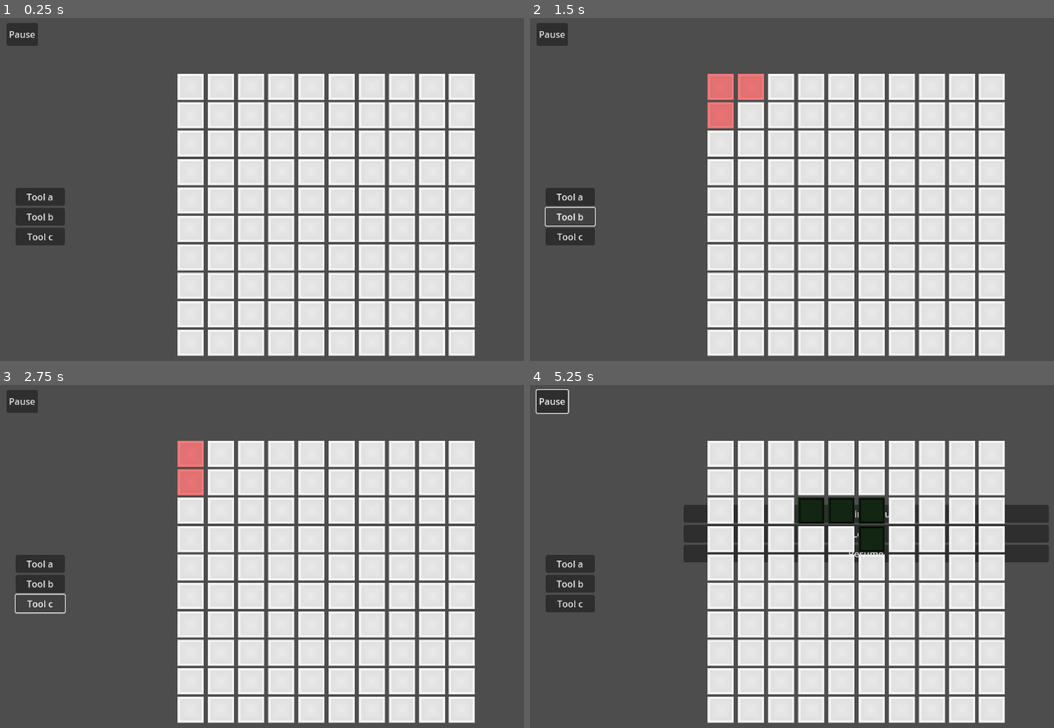
Above: before the commit, frames 1-4 (two rows, left to right).
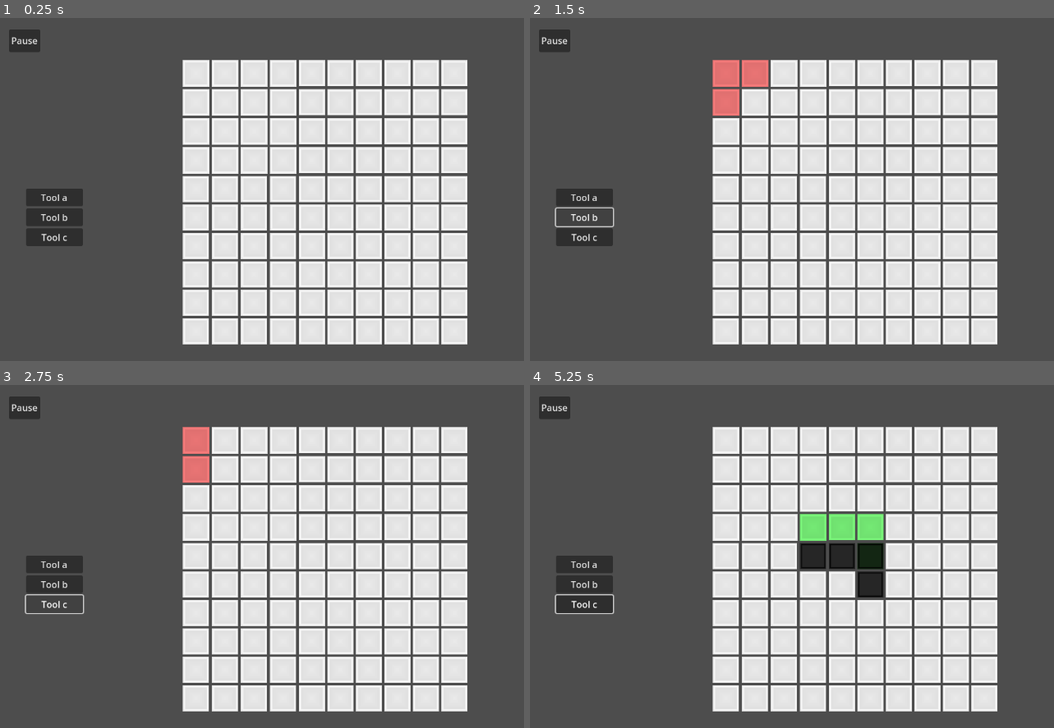
Above: after the commit, the same moments.

Repository: robotabc773/Brackeys2024.1
Game: Godot game, scene res://scenes/level_basic_UI_test.tscn
Same seed, same stepped clock (60 frames per second), same inputs: the game is played once before the commit and once after it. This scene is started directly instead of the project's main scene.
Inputs (mouse positions are in pixels of both pictures, inside the frame that each line leads up to):
- Up to frame 1 (0.25 s): no input
- Up to frame 2 (1.5 s): click "Tool a" at 0.5 s; click "Tool b" at 1.25 s
- Up to frame 3 (2.75 s): click "Tool c" at 2 s
- Up to frame 4 (5.25 s): click "Pause" at 2.75 s; click (865, 532) at 3.5 s, where only the run before the commit has a clickable "Levels"; click (865, 553) at 4.25 s, where only the run before the commit has a clickable "Resume"; click (865, 515) at 5 s, where only the run before the commit has a clickable "Main Menu"

The runs differ from the first frame. In frame 1, 21% of the frame differs, in the area x 1-91%, y 1-99%; in frame 2, 22%; in frame 3, 21%; in frame 4, 26%, in the area x 1-99%, y 1-99%.

Commit message:
Added pivot for UI

Diff:
--- a/scenes/level_basic_UI_test.tscn
+++ b/scenes/level_basic_UI_test.tscn
@@ -6,30 +6,32 @@
 
 [node name="Control" type="Control"]
 layout_mode = 3
-anchors_preset = 0
-offset_right = 40.0
-offset_bottom = 40.0
+anchors_preset = 15
+anchor_right = 1.0
+anchor_bottom = 1.0
+grow_horizontal = 2
+grow_vertical = 2
 
 [node name="PauseMenu" parent="." instance=ExtResource("1_n1okg")]
 layout_mode = 1
-offset_left = 16.0
-offset_top = 9.0
-offset_right = 16.0
-offset_bottom = 9.0
 
 [node name="ToolSelection" parent="." instance=ExtResource("2_hhko0")]
 layout_mode = 1
-offset_left = -16.0
-offset_top = 203.0
-offset_right = -16.0
-offset_bottom = 203.0
 
 [node name="LogicGrid" type="GridContainer" parent="."]
-layout_mode = 2
-offset_left = 315.0
-offset_top = 98.0
-offset_right = 839.0
-offset_bottom = 594.0
+layout_mode = 1
+anchors_preset = 8
+anchor_left = 0.5
+anchor_top = 0.5
+anchor_right = 0.5
+anchor_bottom = 0.5
+offset_left = -251.0
+offset_top = -250.0
+offset_right = 249.0
+offset_bottom = 250.0
+grow_horizontal = 2
+grow_vertical = 2
+pivot_offset = Vector2(250, 250)
 script = ExtResource("3_7lr6i")
 num_rows = 10
 num_cols = 10
--- a/scenes/pause_menu.tscn
+++ b/scenes/pause_menu.tscn
@@ -12,20 +12,28 @@
 script = ExtResource("1_pkq54")
 
 [node name="MarginContainer2" type="MarginContainer" parent="."]
-layout_mode = 0
-offset_right = 40.0
-offset_bottom = 40.0
+layout_mode = 1
+offset_left = 20.0
+offset_top = 20.0
+offset_right = 75.0
+offset_bottom = 60.0
 
 [node name="Pause" type="Button" parent="MarginContainer2"]
 layout_mode = 2
 text = "Pause"
 
 [node name="MarginContainer" type="MarginContainer" parent="."]
-layout_mode = 0
-offset_left = 258.0
-offset_top = 202.0
-offset_right = 899.0
-offset_bottom = 650.0
+layout_mode = 1
+anchors_preset = 14
+anchor_top = 0.5
+anchor_right = 1.0
+anchor_bottom = 0.5
+offset_left = 325.0
+offset_top = -50.5
+offset_right = -327.0
+offset_bottom = 50.5
+grow_horizontal = 2
+grow_vertical = 2
 
 [node name="VBoxContainer" type="VBoxContainer" parent="MarginContainer"]
 layout_mode = 2
--- a/scenes/tool_selection.tscn
+++ b/scenes/tool_selection.tscn
@@ -12,11 +12,14 @@
 script = ExtResource("1_5j1mw")
 
 [node name="MarginContainer" type="MarginContainer" parent="."]
-layout_mode = 0
-offset_left = 48.0
-offset_top = 96.0
-offset_right = 134.0
-offset_bottom = 600.0
+layout_mode = 1
+anchors_preset = 9
+anchor_bottom = 1.0
+offset_left = 50.0
+offset_top = 300.0
+offset_right = 150.0
+offset_bottom = -48.0
+grow_vertical = 2
 
 [node name="VBoxContainer" type="VBoxContainer" parent="MarginContainer"]
 layout_mode = 2
